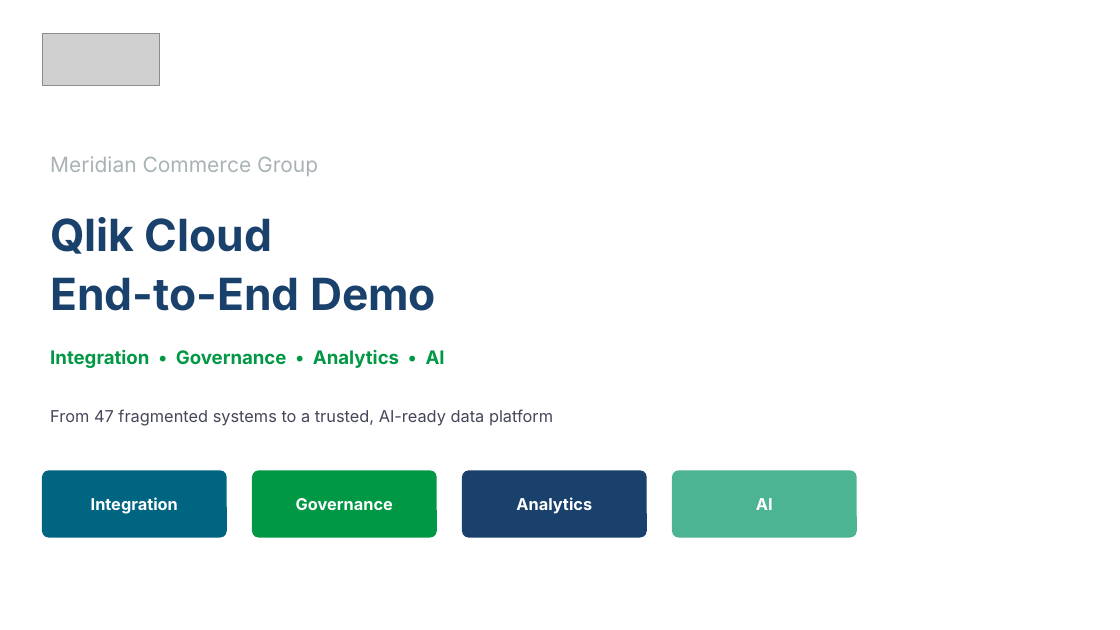
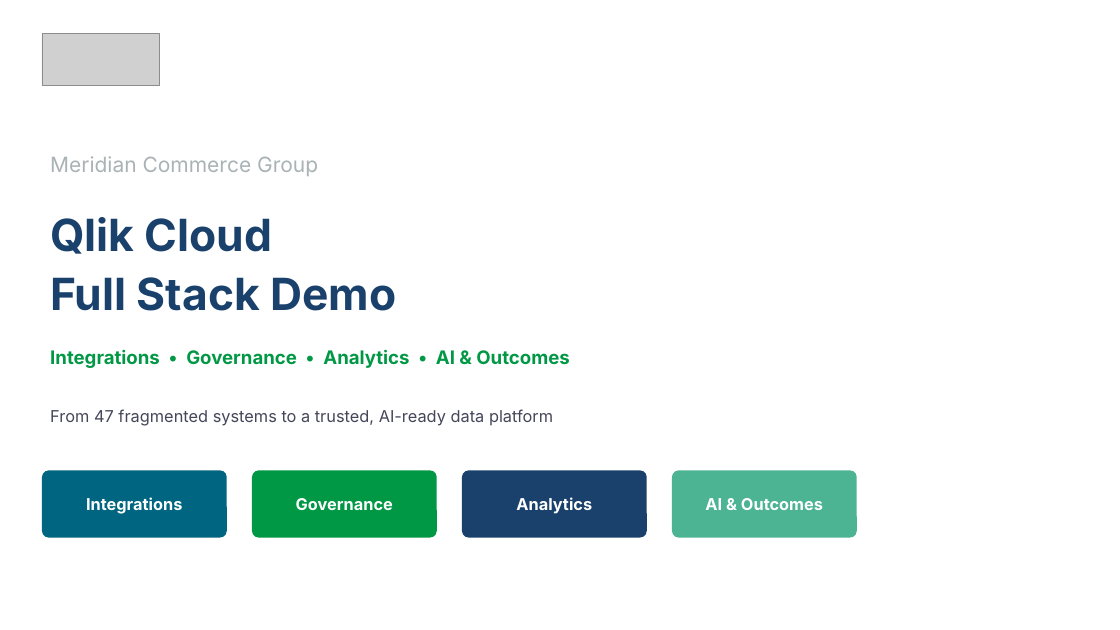
Before and after one commit to robertschoenfeldqlik/meridan_retail_group_qlik_demo_assets, a slide deck: slide 1 of MCG_Demo_Overview_Four_Stories.pptx. Drawn at 1120x630 pixels with LibreOffice and Linux fonts; fonts in the diff are those of the drawing; grey boxes stand for pictures; background and template pictures are left out. Boxes give left, top, right and bottom in pixels: in the first picture for what was removed or moved away, otherwise in the second. Text is boxed around its words. In the diff, an @@ line names an element or a change of style, - is before the commit and + after.

```diff
--- a/MCG_Demo_Overview_Four_Stories.pptx
+++ b/MCG_Demo_Overview_Four_Stories.pptx
@@ text at (50,277,396,311): text changed @@
-End-to-End Demo
+Full Stack Demo
@@ text at (50,349,569,368): text changed @@
-Integration • Governance • Analytics • AI
+Integrations • Governance • Analytics • AI & Outcomes
@@ text at (86,497,182,514): text changed @@
-Integration
+Integrations
@@ text at (705,498,823,510): text changed @@
-AI
+AI & Outcomes
```
Also in this commit, not shown: 17 other slides changed, 1 slide added, 21 other files.
